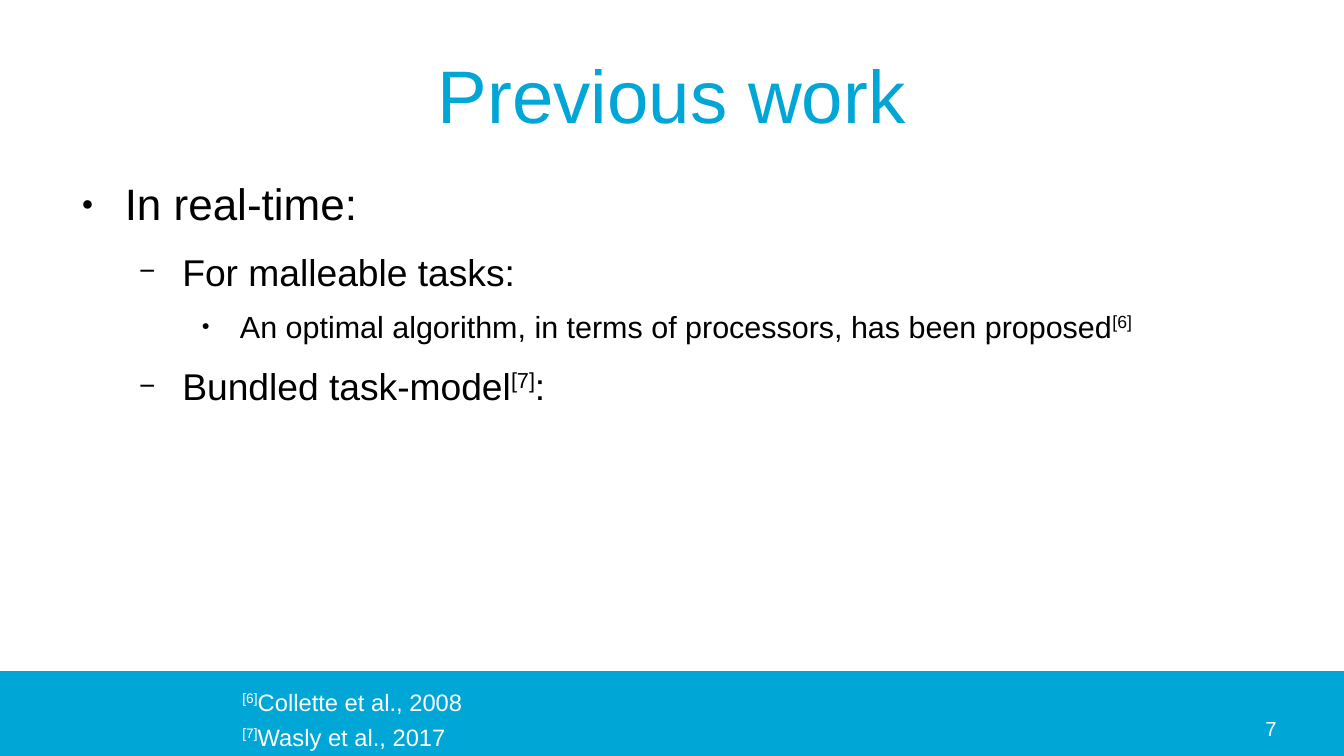
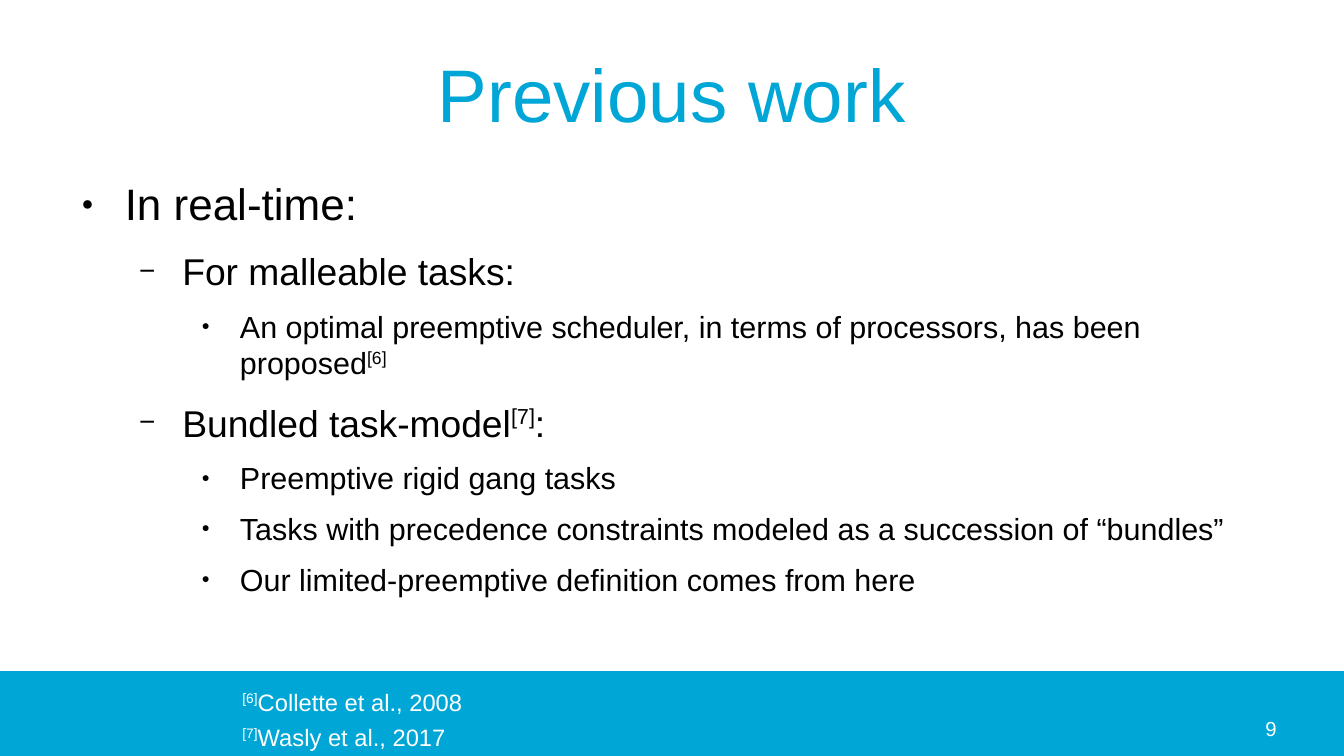
Before and after one commit to jmigual/APATeoria, a slide deck: slide 9 of Notes/TFM_presentations/2020_02_24/2020_02_24.odp (slide 7 before the commit). Drawn at 1344x756 pixels with LibreOffice and Linux fonts; fonts in the diff are those of the drawing; background and template pictures are left out. Boxes give left, top, right and bottom in pixels: in the first picture for what was removed or moved away, otherwise in the second. Text is boxed around its words. In the diff, an @@ line names an element or a change of style, - is before the commit and + after.

```diff
--- a/Notes/TFM_presentations/2020_02_24/2020_02_24.odp
+++ b/Notes/TFM_presentations/2020_02_24/2020_02_24.odp
@@ text at (x1=240, y1=316, x2=1141, y2=380): text changed @@
-    ● An optimal algorithm, in terms of processors, has been proposed[6]
+    ● An optimal preemptive scheduler, in terms of processors, has been proposed[6]
@@ text at (x1=240, y1=467, x2=1224, y2=597): paragraphs added @@
+    ● Preemptive rigid gang tasks
+    ● Tasks with precedence constraints modeled as a succession of “bundles”
+    ● Our limited-preemptive definition comes from here
@@ page number at (x1=1265, y1=722, x2=1276, y2=737): text changed @@
-7
+9
```
Also in this commit, not shown: 6 other slides changed, 6 slides added, 2 slides removed, 17 other files.
